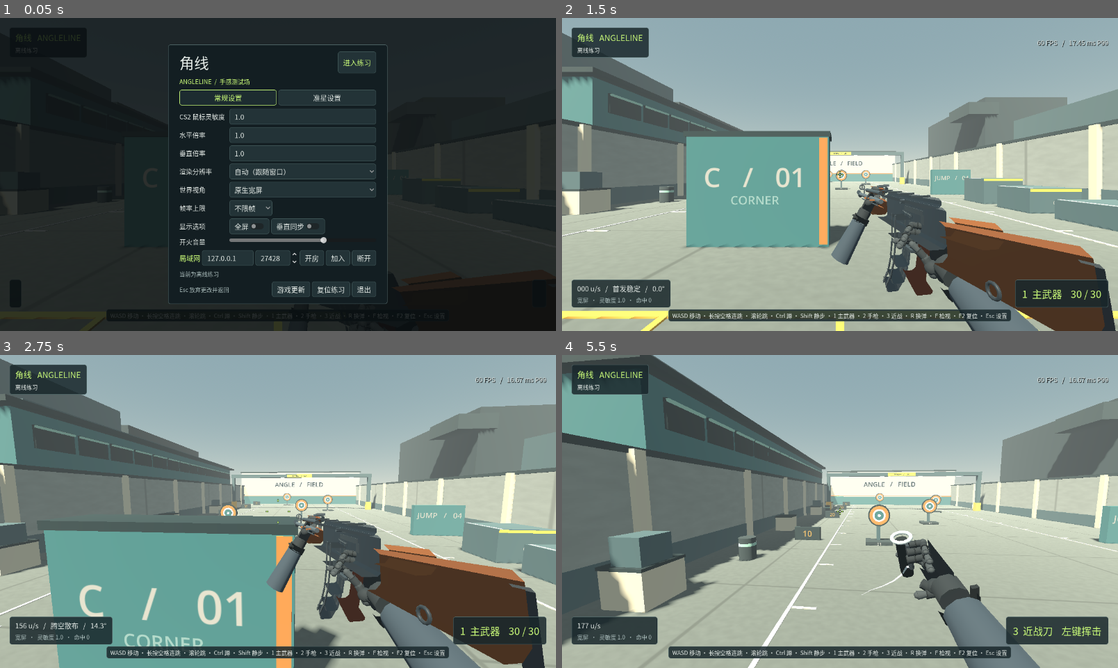
Above: before the commit, frames 1-4 (two rows, left to right).
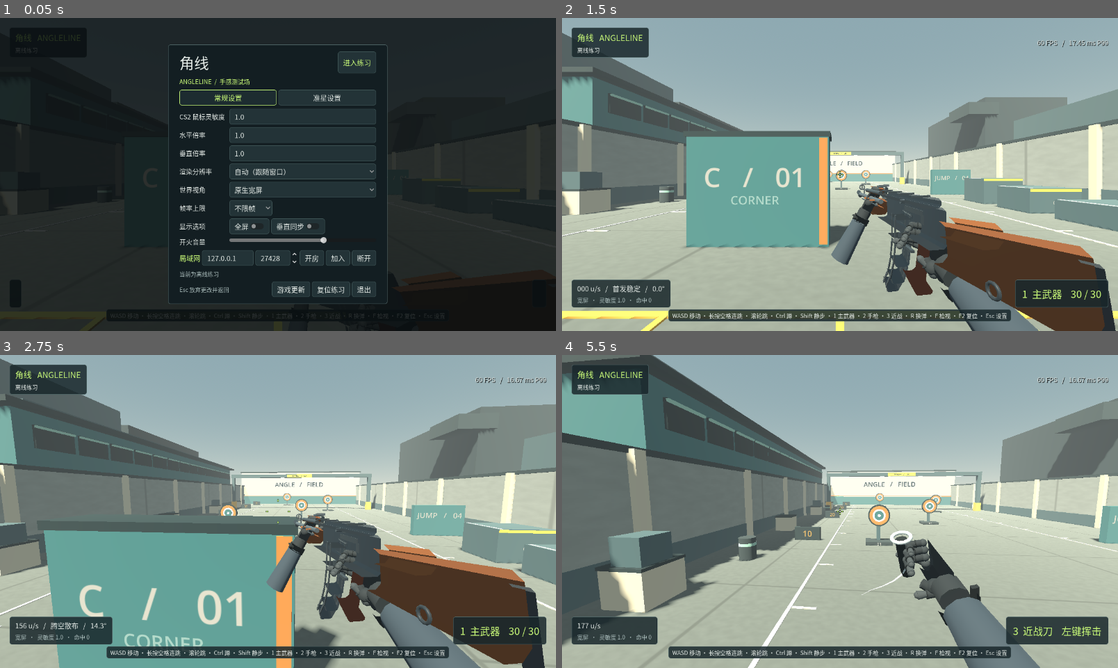
Above: after the commit, the same moments.

Repository: dsk66625/angleline
Game: Godot game, scene res://main.tscn
Same seed, same stepped clock (60 frames per second), same inputs: the game is played once before the commit and once after it.
Inputs (mouse positions are in pixels of both pictures, inside the frame that each line leads up to):
- Up to frame 1 (0.05 s): no input
- Up to frame 2 (1.5 s): tap Enter at 0.5 s; move the mouse to (962, 158) at 0.52 s; hold D 0.53-1.25 s; hold E 0.53-1.25 s; click (962, 158) at 0.67 s; tap Space at 0.77 s; click "进入练习" at 1.25 s
- Up to frame 3 (2.75 s): move the mouse to (250, 511) at 2.02 s; hold W from 2.03 s (still down); tap Q at 2.1 s; tap Space at 2.27 s
- Up to frame 4 (5.5 s): keep holding W; move the mouse to (851, 505) at 2.77 s; hold Shift 2.78-3.53 s; move the mouse to (834, 517) at 3.52 s; tap 1 at 3.6 s; click (834, 517) at 3.67 s; tap Space at 3.77, 4.52, 5.27 s; move the mouse to (878, 514) at 4.27 s; tap 2 at 4.35 s; move the mouse to (795, 508) at 5.02 s; tap 3 at 5.1 s

The runs differ from the first frame. In frame 2, 0.1% of the frame differs, in the area x 56-67%, y 55-81%; in frame 3, 0.1%; in frame 4, 0.2%, in the area x 61-68%, y 60-71%.

Commit message:
Batch rest-pose fingers so idle keeps the v0.8 draw-call budget
Articulated joints now cost draw calls only while an action plays; idle
shows a merged rest-pose copy of the same fingers.

Diff:
--- a/art/viewmodel/hands.gd
+++ b/art/viewmodel/hands.gd
@@ -65,7 +65,10 @@
 
 
 ## live maps finger name -> joint count (2 = MCP+PIP nodes, 1 = MCP only).
-static func build(materials: Dictionary, side: int, pose: Dictionary, live: Dictionary) -> Dictionary:
+## With dual=true a rest-pose copy of every live finger is also baked into a
+## "RestFingers" mesh: idle shows that single surface and hides the joints,
+## so articulated fingers cost draw calls only while an action plays.
+static func build(materials: Dictionary, side: int, pose: Dictionary, live: Dictionary, dual := false) -> Dictionary:
 	var mirror := -1.0 if side == RIGHT else 1.0
 	var root := Node3D.new()
 	root.name = "HandR" if side == RIGHT else "HandL"
@@ -78,6 +81,7 @@
 	VmGeo.box(palm, VmGeo.MATTE, SEAM, Vector3(0.058, 0.010, 0.006), Vector3(0, 0.024, 0.038))
 	VmGeo.cyl(palm, VmGeo.MATTE, SLEEVE, 0.028, 0.150, Vector3(0, 0, 0.125), Vector3(PI * 0.5, 0, 0), 10, 0.036)
 	var nodes := {}
+	var rest_parts := {}
 	for finger in FINGERS:
 		var curl: Vector2 = pose.get(finger, Vector2(0.12, 0.18))
 		var root_pos := Vector3(mirror * ROOT_X[finger], 0.002, -0.090)
@@ -108,6 +112,8 @@
 				_dist(rest, finger, curl.y)
 				mcp.add_child(VmGeo.merge(rest, materials))
 			nodes[finger] = [mcp, pip_node]
+			if dual:
+				_bake_finger(rest_parts, finger, root_pos, curl)
 	# Thumb: yawed outward at the base, two joints when live.
 	var thumb_curl: Vector2 = pose.get("thumb", Vector2(0.25, 0.20))
 	var thumb_yaw := mirror * -0.85
@@ -143,8 +149,28 @@
 			_dist(rest, "thumb", thumb_curl.y)
 			mcp.add_child(VmGeo.merge(rest, materials))
 		nodes["thumb"] = [mcp, pip_node]
+		if dual:
+			var baked := {}
+			_prox(baked, "thumb")
+			_dist(baked, "thumb", thumb_curl.y)
+			_bake_parts(rest_parts, baked, Transform3D(Basis.from_euler(Vector3(-thumb_curl.x, thumb_yaw, 0)), thumb_pos))
+	var rest_node: MeshInstance3D = null
+	if dual and not rest_parts.is_empty():
+		rest_node = VmGeo.merge(rest_parts, materials)
+		rest_node.name = "RestFingers"
+		root.add_child(rest_node)
 	root.add_child(VmGeo.merge(palm, materials))
-	return {"root": root, "nodes": nodes, "side": side}
+	return {"root": root, "nodes": nodes, "side": side, "rest": rest_node}
+
+
+## Swap between the merged rest-pose fingers and the articulated joints.
+static func set_live(rig: Dictionary, live: bool) -> void:
+	var rest: MeshInstance3D = rig.get("rest")
+	if rest == null:
+		return
+	rest.visible = not live
+	for finger in rig["nodes"]:
+		(rig["nodes"][finger][0] as Node3D).visible = live
 
 
 static func _prox(parts: Dictionary, finger: String) -> void:
--- a/art/viewmodel/viewmodel.gd
+++ b/art/viewmodel/viewmodel.gd
@@ -34,6 +34,8 @@
 var _was_grounded := true
 var _alt := 1.0
 var _r := {}
+var _fire_live := false
+var _sup_live := false
 
 
 func _ready() -> void:
@@ -98,6 +100,11 @@
 		"support": root.get_meta("handsupport_rig") if root.has_meta("handsupport_rig") else null,
 	}
 	_reset_parts()
+	_fire_live = false
+	_sup_live = false
+	for key in ["fire", "support"]:
+		if _r.get(key) != null:
+			VmHands.set_live(_r[key], false)
 	for i in weapons.size():
 		weapons[i].visible = i == index
 
@@ -204,6 +211,16 @@
 		rot += Vector3(0.03, 0.0, 0.0)
 	pos += Vector3(0.0, sin(_clock * 1.6) * 0.0035, 0.0)
 	rot += Vector3(0.0, 0.0, sin(_clock * 1.1) * 0.006)
+	var fire_live := _trigger > 0.0 or (_weapon == TrialFighter.KNIFE and _state != "idle")
+	var sup_live := _state == "reload"
+	if fire_live != _fire_live:
+		_fire_live = fire_live
+		if _r.get("fire") != null:
+			VmHands.set_live(_r["fire"], fire_live)
+	if sup_live != _sup_live:
+		_sup_live = sup_live
+		if _r.get("support") != null:
+			VmHands.set_live(_r["support"], sup_live)
 	root.position = pos
 	root.rotation = rot
 	var flash := root.get_node_or_null("Flash")
--- a/art/viewmodel/weapons.gd
+++ b/art/viewmodel/weapons.gd
@@ -23,8 +23,8 @@
 	return VmGeo.mats()
 
 
-static func _hand(materials: Dictionary, parent: Node3D, node_name: String, side: int, pose: Dictionary, live: Dictionary, pos: Vector3, axis: Vector3, palm: Vector3) -> Dictionary:
-	var rig := VmHands.build(materials, side, pose, live)
+static func _hand(materials: Dictionary, parent: Node3D, node_name: String, side: int, pose: Dictionary, live: Dictionary, pos: Vector3, axis: Vector3, palm: Vector3, dual := false) -> Dictionary:
+	var rig := VmHands.build(materials, side, pose, live, dual)
 	VmHands.orient(rig, pos, axis, palm)
 	rig["root"].name = node_name
 	rig["root"].set_meta("home", rig["root"].transform)
@@ -102,10 +102,10 @@
 	root.add_child(handle_node)
 	if hands:
 		_hand(mats, root, "HandFire", VmHands.RIGHT, VmHands.pose_grip(),
-			{"index": 2, "thumb": 2}, Vector3(0.026, -0.070, 0.145), Vector3(0, -0.954, -0.295), Vector3(-1, 0, 0))
+			{"index": 2, "thumb": 2}, Vector3(0.026, -0.070, 0.145), Vector3(0, -0.954, -0.295), Vector3(-1, 0, 0), true)
 		var support := _hand(mats, root, "HandSupport", VmHands.LEFT, VmHands.pose_wrap(),
 			{"index": 2, "thumb": 2, "middle": 1, "ring": 1, "pinky": 1},
-			Vector3(-0.030, -0.030, -0.260), Vector3(0, 0, 1), Vector3(0.85, -0.5, 0))
+			Vector3(-0.030, -0.030, -0.260), Vector3(0, 0, 1), Vector3(0.85, -0.5, 0), true)
 		support["root"].add_child(spare)
 		spare.position = Vector3(0.0, -0.03, -0.07)
 		spare.set_meta("home", spare.position)
@@ -164,7 +164,7 @@
 	spare.visible = false
 	if hands:
 		_hand(mats, root, "HandFire", VmHands.RIGHT, VmHands.pose_grip(),
-			{"index": 2, "thumb": 2}, Vector3(0.026, -0.060, 0.125), Vector3(0, -0.966, -0.259), Vector3(-1, 0, 0))
+			{"index": 2, "thumb": 2}, Vector3(0.026, -0.060, 0.125), Vector3(0, -0.966, -0.259), Vector3(-1, 0, 0), true)
 		var support := _hand(mats, root, "HandSupport", VmHands.LEFT, VmHands.pose_wrap(), {},
 			Vector3(-0.030, -0.070, 0.100), Vector3(0, 0.966, 0.259), Vector3(1, 0, 0))
 		support["root"].add_child(spare)
@@ -182,7 +182,7 @@
 	var holder: Node3D
 	if hands:
 		var rig := VmHands.build(mats, VmHands.RIGHT, VmHands.pose_ring(),
-			{"middle": 1, "ring": 1, "pinky": 1})
+			{"middle": 1, "ring": 1, "pinky": 1}, true)
 		VmHands.orient(rig, Vector3.ZERO, Vector3(-0.203, -0.913, -0.355), Vector3(-0.916, 0.227, -0.061))
 		rig["root"].name = "HandFire"
 		rig["root"].set_meta("home", rig["root"].transform)
